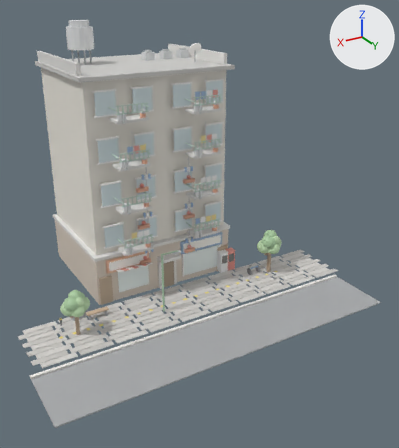
An edit to the glTF model models/residence_05.glb, drawn before and after from the same camera.
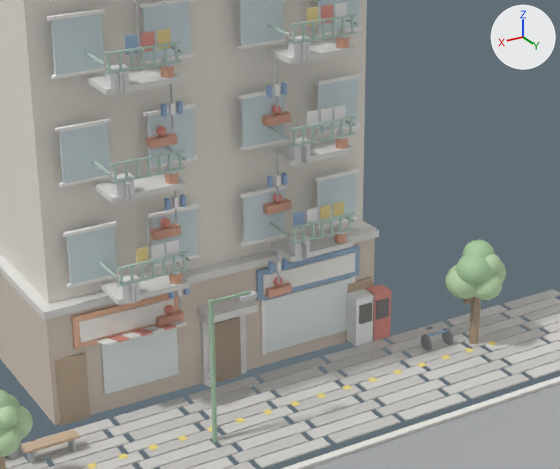
There are two pictures of each version: one whole from a camera (50 mm lens) standing at (18.4, 40.9, 22.8) and looking at (-1.3, 8.0, 6.3), one close up on the part from 19% to 76% of the width and 30% to 72% of the height. Arrows for +X, +Y and +Z are at upper right; the lights stay in place. The older version's two pictures come first.

Names of what the first close-up shows: 'geometry_0'.
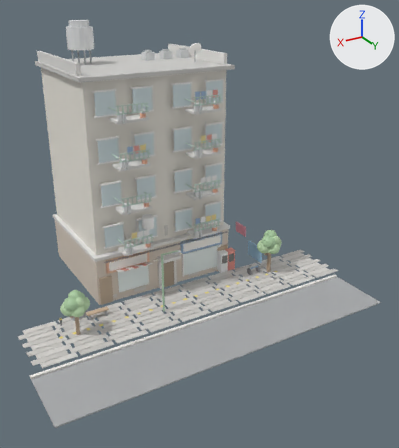
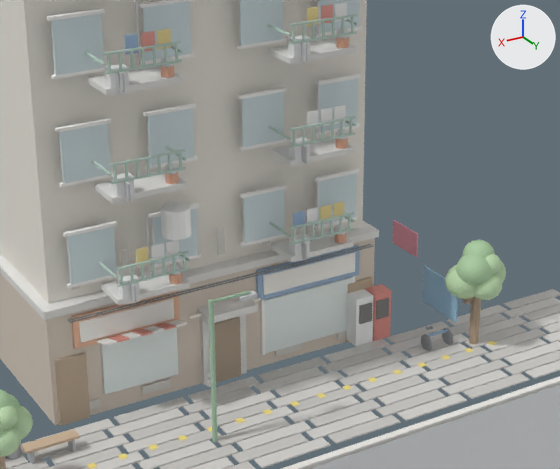
Commit message: phase2: refine models/residence_05.glb

Edits to the scene script, one JSON object a line:
```json
{"block": "me_geometry_0", "where": "# used by ob_geometry_0; location = (0.0, 0.0, 0.0)"}
{"op": "remove", "block": "me_geometry_0", "code": "me_geometry_0.from_pydata(...)  # 8980 vertices, 16084 faces; spans x -13.7..13.0, y -5.2..16.1, z 0.0..20.5"}
{"op": "add", "block": "me_geometry_0", "code": "me_geometry_0.from_pydata(...)  # 8340 vertices, 15000 faces; spans x -13.7..13.0, y -5.2..16.1, z 0.0..20.5"}
{"block": "me_geometry_0", "change": "me_geometry_0 part 1: a new loose piece, a box spanning x -0.13..0.13, y 5.025..5.065, z 4.55..5.45, in mat_defaultmaterial"}
{"block": "me_geometry_0", "change": "me_geometry_0 part 2: a new loose piece, a box spanning x -5.5..-4.5, y 5.025..5.065, z 0.25..0.55, in mat_defaultmaterial"}
{"block": "me_geometry_0", "change": "me_geometry_0 part 3: a new loose piece, a box spanning x 2.0..3.0, y 5.025..5.065, z 0.25..0.55, in mat_defaultmaterial"}
{"block": "me_geometry_0", "change": "me_geometry_0 part 4: a new loose piece, a box spanning x -8.025..-7.975, y 5.2..7.2, z 0.9..2.3, in mat_defaultmaterial"}
{"block": "me_geometry_0", "change": "me_geometry_0 part 5: a new loose piece, a box spanning x -8.025..-7.975, y 3.25..4.75, z 2.45..3.35, in mat_defaultmaterial"}
{"block": "me_geometry_0", "change": "me_geometry_0 part 6: a new loose piece, a box spanning x -5.5..5.5, y 5.622..5.657, z 3.783..3.818, in mat_defaultmaterial"}
{"block": "me_geometry_0", "change": "me_geometry_0 part 7: 56 loose pieces with 596 vertices, spanning x -3.7..3.7, y 3.9..5.7, z 1.2..10.9, are deleted"}
{"block": "me_geometry_0", "change": "me_geometry_0 part 8"}
{"block": "me_geometry_0", "change": "164 vertices are removed from x -2.2..2.2, y 4.0..5.7, z 2.5..7.9"}
{"block": "me_geometry_0", "change": "377 faces are deleted"}
{"block": "me_geometry_0", "change": "58 vertices move from x -2.1..2.1, y 4.0..5.7, z 2.5..7.9 to x -5.1..5.5, y 5.0..6.4, z 0.2..6.9"}
{"block": "me_geometry_0", "change": "42 vertices are added at x -5.5..5.5, y 5.0..6.0, z 0.2..6.9"}
{"block": "me_geometry_0", "change": "14 new vertices lie (0.0, 0.0, -0.8) away from vertices in x -5.1..3.2, y 4.0..5.7, z 2.7..7.9"}
{"block": "me_geometry_0", "change": "165 new faces join them"}
{"block": "me_geometry_0", "change": "me_geometry_0 part 9: 26 kept faces spanning x -4.9..5.5, y 5.0..6.4, z 0.2..6.9 get new vertex colours"}
{"block": "me_geometry_0", "change": "other edits to the shape of me_geometry_0 do not show in these pictures"}
```

What differs and where, as boxes [x1, y1, x2, y2] in the close-ups (560 x 469 px):
```json
{"part": 1, "of": "me_geometry_0", "change": "added", "after": [217, 227, 225, 255]}
{"part": 2, "of": "me_geometry_0", "change": "added", "after": [338, 330, 347, 339]}
{"part": 3, "of": "me_geometry_0", "change": "added", "after": [142, 378, 170, 395]}
{"part": 4, "of": "me_geometry_0", "change": "added", "after": [422, 265, 458, 323], "on screen": "blue"}
{"part": 5, "of": "me_geometry_0", "change": "added", "after": [392, 220, 418, 257], "on screen": "brown"}
{"part": 6, "of": "me_geometry_0", "change": "added", "after": [69, 245, 373, 323]}
{"part": 7, "of": "me_geometry_0", "change": "deleted", "before": [146, 59, 292, 326]}
{"part": 8, "of": "me_geometry_0", "change": "built on", "before": [164, 151, 287, 314], "after": [68, 201, 371, 410]}
{"part": 9, "of": "me_geometry_0", "change": "recoloured", "before": [171, 156, 286, 299], "after": [166, 209, 274, 318]}
```
